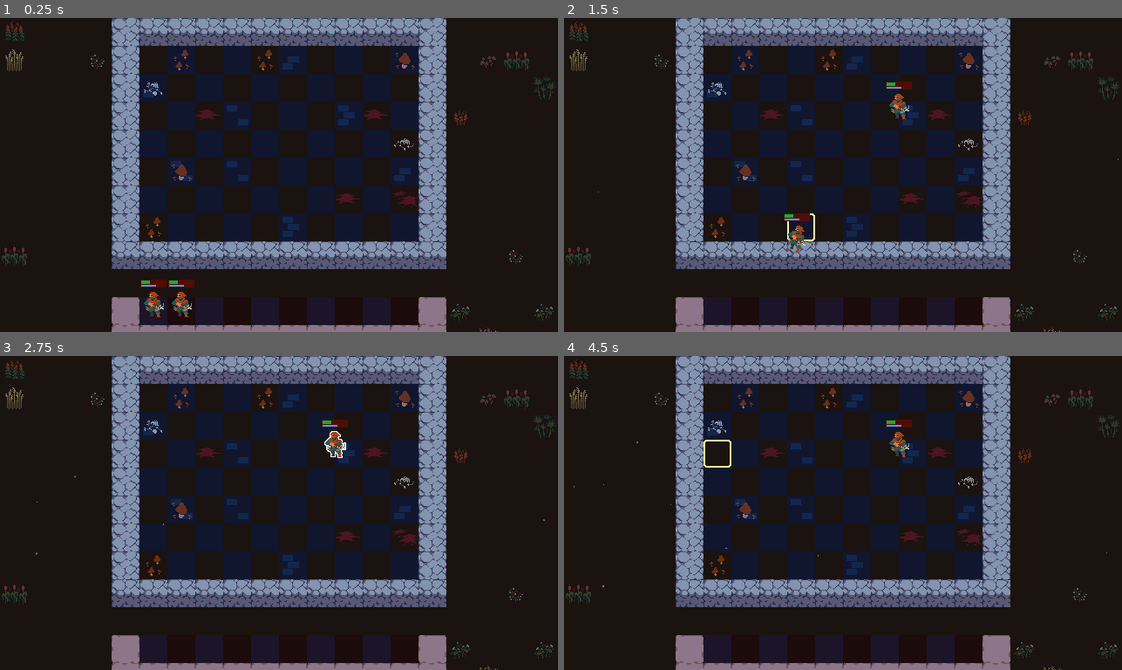
Above: before the commit, frames 1-4 (two rows, left to right).
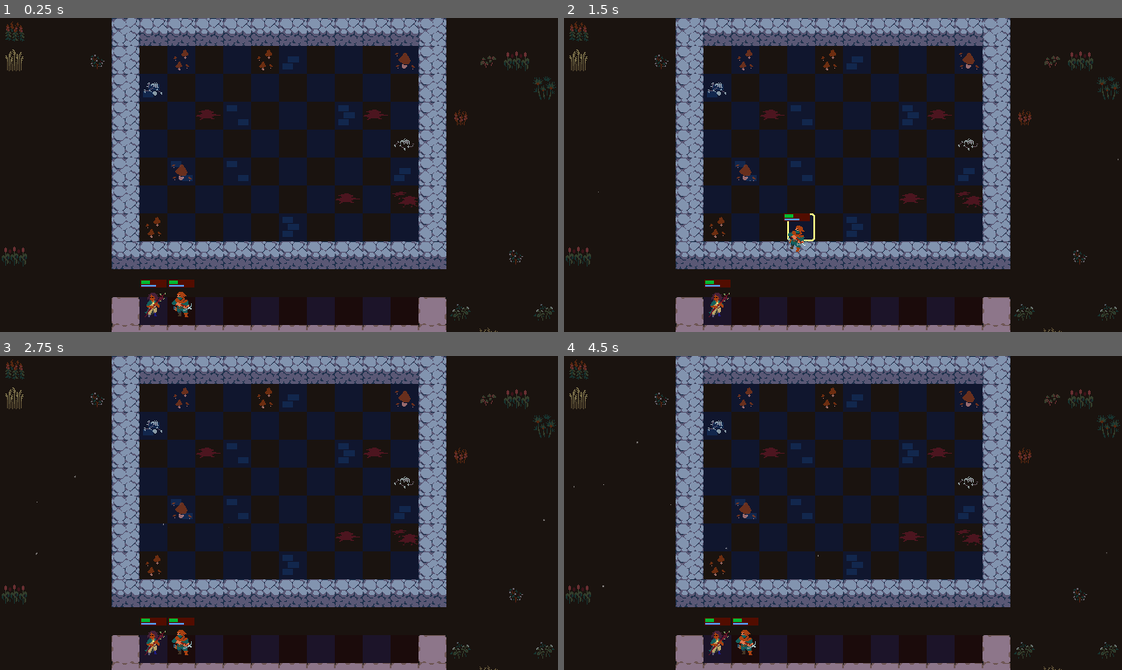
Above: after the commit, the same moments.

Repository: MagnusLucas/Autobattler
Game: Godot game, scene res://scenes/arena/arena.tscn
The game is run twice, just before and just after one commit, with the same random seed, the same clock (stepped at 60 frames per second) and the same inputs.
Inputs (mouse positions are in pixels of both pictures, inside the frame that each line leads up to):
- Up to frame 1 (0.25 s): no input
- Up to frame 2 (1.5 s): tap Enter at 0.5 s; drag from (720, 303) to (898, 105) at 0.52 s; drag from (742, 303) to (898, 105) at 1.27 s
- Up to frame 3 (2.75 s): move the mouse to (334, 443) at 2.02 s; press the mouse at (334, 443) at 2.03 s
- Up to frame 4 (4.5 s): release the mouse at (898, 443) at 2.75 s; tap Space at 2.75 s; drag from (815, 575) to (898, 443) at 2.77 s; tap Enter at 3.5 s; move the mouse to (1010, 560) at 3.52 s; press the mouse at (1010, 560) at 3.53 s; release the mouse at (1010, 560) at 4.25 s; drag from (675, 465) to (759, 434) at 4.27 s

The runs differ from the first frame. In frame 1, 0.2% of the frame differs, in the area x 25-30%, y 87-96%; in frame 2, 0.5%; in frame 3, 0.9%; in frame 4, 0.9%, in the area x 25-63%, y 20-96%.

Commit message:
Added unit mover component

Diff:
--- a/components/play_area.gd
+++ b/components/play_area.gd
@@ -1,7 +1,8 @@
 class_name PlayArea
 extends TileMapLayer
 
-@export var unit_grid :UnitGrid
+@export var unit_grid: UnitGrid
+@export var tile_highlighter: TileHighlighter
 
 var bounds: Rect2i
 
--- a/components/unit_grid.gd
+++ b/components/unit_grid.gd
@@ -16,6 +16,14 @@
 
 func add_unit(tile: Vector2i, unit: Unit) -> void:
 	units[tile] = unit
+	unit_grid_changed.emit()
+
+
+func remove_unit(tile: Vector2i) -> void:
+	if units[tile] == null:
+		return
+
+	units[tile] = null
 	unit_grid_changed.emit()
 
 
--- /dev/null
+++ b/components/unit_mover.gd
@@ -0,0 +1,75 @@
+class_name UnitMover
+extends Node
+
+@export var play_areas : Array[PlayArea] = []
+
+
+func _ready() -> void:
+	var units := get_tree().get_nodes_in_group("units")
+	for unit : Unit in units:
+		setup_unit(unit)
+
+
+func _get_play_area_from_position(global: Vector2) -> PlayArea:
+	for play_area in play_areas:
+		var tile: Vector2i = play_area.get_tile_from_global(global)
+		if play_area.is_tile_in_bounds(tile):
+			return play_area
+
+	return null
+
+
+func _reset_unit_to_starting_posiiton(starting_position: Vector2, unit: Unit) -> void:
+	var play_area := _get_play_area_from_position(starting_position)
+	var tile := play_area.get_tile_from_global(starting_position)
+
+	unit.reset_after_dragging(starting_position)
+	play_area.unit_grid.add_unit(tile, unit)
+
+
+func _move_unit(unit: Unit, play_area: PlayArea, tile: Vector2i) -> void:
+	play_area.unit_grid.add_unit(tile, unit)
+	unit.global_position = play_area.get_global_from_tile(tile) - Arena.HALF_CELL_SIZE
+	unit.reparent(play_area.unit_grid)
+
+
+func _on_unit_drag_started(unit: Unit) -> void:
+	_set_highlighters(true)
+	var play_area: PlayArea = _get_play_area_from_position(unit.global_position)
+	if play_area:
+		var tile := play_area.get_hovered_tile()
+		play_area.unit_grid.remove_unit(tile)
+
+
+func _on_unit_dropped(starting_position: Vector2, unit: Unit) -> void:
+	_set_highlighters(false)
+	var play_area: PlayArea = _get_play_area_from_position(unit.get_global_mouse_position())
+	if !play_area:
+		_reset_unit_to_starting_posiiton(starting_position, unit)
+		return
+	var tile := play_area.get_hovered_tile()
+
+	if play_area.unit_grid.is_tile_occupied(tile):
+		var other_unit: Unit = play_area.unit_grid.units[tile]
+		play_area.unit_grid.remove_unit(tile)
+		var other_play_area = _get_play_area_from_position(starting_position)
+		var other_tile = other_play_area.get_tile_from_global(starting_position)
+		_move_unit(other_unit, other_play_area, other_tile)
+
+	_move_unit(unit, play_area, tile)
+
+
+func _on_unit_drag_canceled(starting_position: Vector2, unit: Unit) -> void:
+	_set_highlighters(false)
+	_reset_unit_to_starting_posiiton(starting_position, unit)
+
+
+func _set_highlighters(visible: bool) -> void:
+	for play_area in play_areas:
+		play_area.tile_highlighter.visible = visible
+
+
+func setup_unit(unit : Unit) -> void:
+	unit.drag_and_drop.drag_started.connect(_on_unit_drag_started.bind(unit))
+	unit.drag_and_drop.dropped.connect(_on_unit_dropped.bind(unit))
+	unit.drag_and_drop.drag_canceled.connect(_on_unit_drag_canceled.bind(unit))
--- a/scenes/arena/arena.tscn
+++ b/scenes/arena/arena.tscn
@@ -7,6 +7,8 @@
 [ext_resource type="Script" uid="uid://gv28uix4uroc" path="res://components/unit_grid.gd" id="4_asdgj"]
 [ext_resource type="Script" uid="uid://cqmocfnn8w674" path="res://components/play_area.gd" id="4_jx0ua"]
 [ext_resource type="Script" uid="uid://borktudwihcfo" path="res://components/tile_highlighter.gd" id="5_u52cf"]
+[ext_resource type="Script" uid="uid://cmb38jix5tc65" path="res://data/units/unit_stats.gd" id="8_6w4xk"]
+[ext_resource type="Script" uid="uid://cg07bdaai08mp" path="res://components/unit_mover.gd" id="8_ii07k"]
 
 [sub_resource type="Curve" id="Curve_5tue2"]
 _data = [Vector2(0.06842105, 0), 0.0, 0.0, 0, 0, Vector2(0.3, 1), 0.0, 0.0, 0, 0, Vector2(0.8789474, 1), 0.0, 0.0, 0, 0, Vector2(1, 0), 0.0, 0.0, 0, 0]
@@ -29,6 +31,12 @@
 scale_max = 0.19999999
 scale_curve = SubResource("CurveTexture_aj7ud")
 color = Color(1, 1, 1, 0.44313726)
+
+[sub_resource type="Resource" id="Resource_2ml6w"]
+script = ExtResource("8_6w4xk")
+name = "My"
+skin_coordinates = Vector2i(2, 4)
+metadata/_custom_type_script = "uid://cmb38jix5tc65"
 
 [node name="Arena" type="Node2D"]
 script = ExtResource("1_5tue2")
@@ -59,12 +67,13 @@
 lifetime = 6.0
 process_material = SubResource("ParticleProcessMaterial_asdgj")
 
-[node name="GameArea" type="TileMapLayer" parent="." node_paths=PackedStringArray("unit_grid")]
+[node name="GameArea" type="TileMapLayer" parent="." node_paths=PackedStringArray("unit_grid", "tile_highlighter")]
 position = Vector2(160, 32)
 tile_map_data = PackedByteArray("AAABAAAAAAAAAAwAAAAAAAEAAAABAAwAAAABAAIAAAAAAAwAAAAAAAMAAAAAAAwAAAABAAQAAAACAAwAAAAAAA …(480 unchanged characters)…
 tile_set = ExtResource("1_1qjuf")
 script = ExtResource("4_jx0ua")
 unit_grid = NodePath("UnitGrid")
+tile_highlighter = NodePath("Highlight")
 metadata/_edit_lock_ = true
 metadata/_edit_group_ = true
 
@@ -74,6 +83,7 @@
 tile_set = ExtResource("1_1qjuf")
 
 [node name="Highlight" type="TileMapLayer" parent="GameArea" node_paths=PackedStringArray("play_area")]
+visible = false
 tile_set = ExtResource("1_1qjuf")
 script = ExtResource("5_u52cf")
 play_area = NodePath("..")
@@ -84,22 +94,25 @@
 size = Vector2i(4, 7)
 metadata/_custom_type_script = "uid://gv28uix4uroc"
 
-[node name="Bench" type="TileMapLayer" parent="." node_paths=PackedStringArray("unit_grid")]
+[node name="Bench" type="TileMapLayer" parent="." node_paths=PackedStringArray("unit_grid", "tile_highlighter")]
 position = Vector2(160, 320)
 tile_map_data = PackedByteArray("AAABAAAAAAAAAAsAAAADAAAAAAAAAAsAAAAFAAAAAAAAAAsAAAAHAAAAAAAAAAsAAAAJAAAAAAAAAAsAAAAAAAAAAAAAAAcAAAACAAAAAAAAAAcAAAAEAAAAAAAAAAcAAAAGAAAAAAAAAAcAAAAIAAAAAAAAAAcAAAA=")
 tile_set = ExtResource("1_1qjuf")
 script = ExtResource("4_jx0ua")
 unit_grid = NodePath("UnitGrid")
+tile_highlighter = NodePath("Highlight")
 metadata/_edit_lock_ = true
 metadata/_edit_group_ = true
 
 [node name="Highlight" type="TileMapLayer" parent="Bench" node_paths=PackedStringArray("play_area")]
+visible = false
 tile_set = ExtResource("1_1qjuf")
 script = ExtResource("5_u52cf")
 play_area = NodePath("..")
 tile = Vector2i(3, 0)
 
 [node name="Unit" parent="Bench" instance=ExtResource("4_aj7ud")]
+stats = SubResource("Resource_2ml6w")
 
 [node name="Unit2" parent="Bench" instance=ExtResource("4_aj7ud")]
 position = Vector2(32, 0)
@@ -108,3 +121,8 @@
 script = ExtResource("4_asdgj")
 size = Vector2i(10, 1)
 metadata/_custom_type_script = "uid://gv28uix4uroc"
+
+[node name="UnitMover" type="Node" parent="." node_paths=PackedStringArray("play_areas")]
+script = ExtResource("8_ii07k")
+play_areas = [NodePath("../GameArea"), NodePath("../Bench")]
+metadata/_custom_type_script = "uid://cg07bdaai08mp"
--- a/scenes/unit/unit.tscn
+++ b/scenes/unit/unit.tscn
@@ -33,7 +33,7 @@
 border_width_bottom = 1
 border_color = Color(0.3227743, 0.049818628, 1.2032688e-08, 1)
 
-[node name="Unit" type="Area2D"]
+[node name="Unit" type="Area2D" groups=["units"]]
 script = ExtResource("1_fvc8g")
 stats = ExtResource("2_vh40f")
 metadata/_edit_group_ = true
Not shown, added: components/unit_mover.gd.uid
Not shown: 1 places in scenes/arena/arena.tscn that only renumber resources
